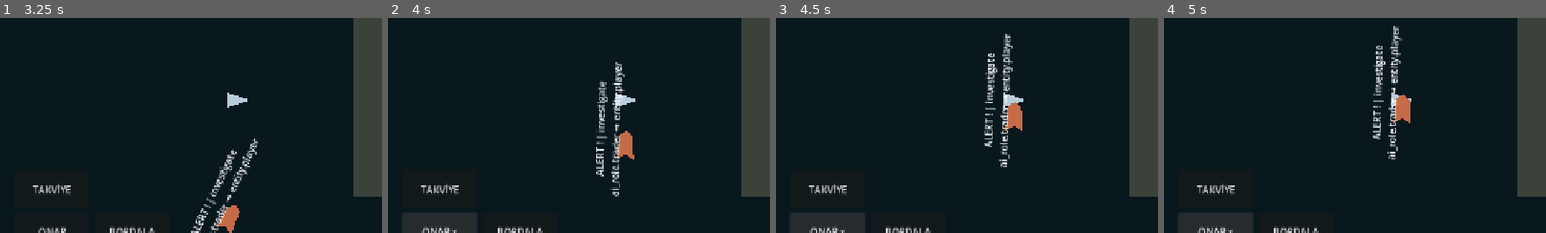
Above: before the commit, frames 1-4 (left to right).
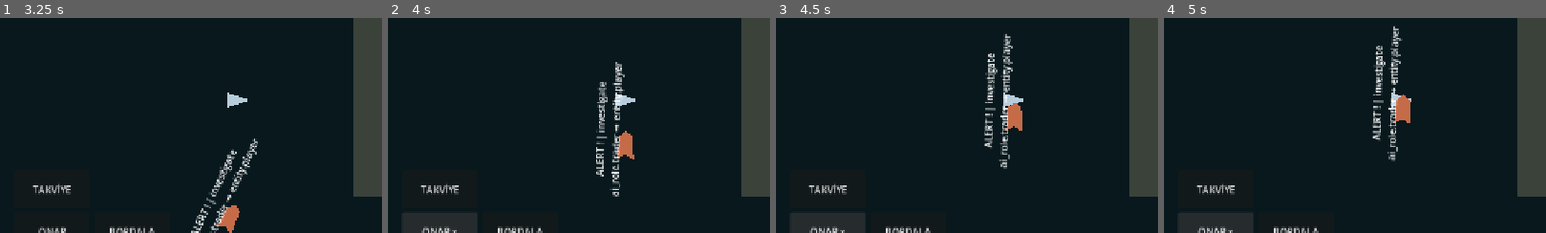
Above: after the commit, the same moments.

Repository: TheOsmanYILDIRIM/SeaCraft
Game: Godot game, scene res://src/presentation/bootstrap.tscn
The game is run twice, just before and just after one commit, with the same random seed, the same clock (stepped at 60 frames per second) and the same inputs.
Inputs:
- Up to frame 1 (3.25 s): click "YUVARLAK" at 0.5 s; click "YUVARLAK ✓" at 1.25 s; click "KOR" at 2 s; click "KOR ✓" at 2.75 s
- Up to frame 2 (4 s): click "ONAR" at 3.5 s
- Up to frame 3 (4.5 s): click "ONAR ×" at 4.25 s
- Up to frame 4 (5 s): no input
The pictures show only the part of the screen within x 0-50%, y 31-81%; the shares and areas given below are measured in that part.

Frame 1 is identical in both runs. In frame 2, 0.4% of the frame differs, in the area x 54-64%, y 21-83%; in frame 3, 1.0%; in frame 4, 1.2%, in the area x 54-64%, y 3-67%.

Commit message:
feat(ai02): integrate tactical combat into production NpcBrain

Diff:
--- a/src/simulation/ai/npc_brain.gd
+++ b/src/simulation/ai/npc_brain.gd
@@ -24,6 +24,15 @@
 var perception_query_count: int = 0
 var perception_candidate_count: int = 0
 var utility_evaluation_count: int = 0
+var tactical_evaluation_count: int = 0
+var tactical_fire_transactions: int = 0
+var tactical_boarding_attempts: int = 0
+var tactical_support_intents: int = 0
+var tactical_ammo_selects: int = 0
+var max_tactical_targets_evaluated: int = 0
+var max_tactical_ammo_evaluated: int = 0
+var max_tactical_escape_evaluated: int = 0
+var max_tactical_line_of_fire_inspected: int = 0
 
 var _valid := false
 var _authority_enabled := true
@@ -63,6 +72,14 @@
 var _sense_snapshot: Dictionary = {}
 var _last_utility: Dictionary = {}
 var _last_bt_status := -1
+var _last_tactical: Dictionary = {}
+var _tactical_state := {
+	"range_band": "",
+	"desired_side": 0,
+	"next_support_tick": 0,
+	"last_intent": TacticalDecision.NONE,
+	"last_target_id": "",
+}
 
 
 static func create(entity_id: String, sector: SectorRuntime, combat: CombatAuthority, motor: ShipMotor,
@@ -141,17 +158,28 @@
 		return false
 	utility_evaluation_count += 1
 	_last_utility = decision.duplicate(true)
-	match _state:
-		State.PATROL:
-			_decide_patrol(hull_ratio, decision)
-		State.ALERT:
-			_decide_alert(hull_ratio, decision)
-		State.RETREAT:
-			_decide_retreat(hull_ratio)
-		State.REPAIR:
-			_decide_repair(hull_ratio)
-		State.RESUME:
-			_decide_resume(hull_ratio, decision)
+	var tactical := _evaluate_tactical(decision, simulation_tick)
+	var tactical_forced_retreat := false
+	if not tactical.is_empty() and str(tactical.get("tactical_intent", "")) == TacticalDecision.RETREAT and _state in [State.PATROL, State.ALERT, State.RESUME]:
+		var tactical_target := str(tactical.get("target_id", _decision_target(decision)))
+		if _transition(State.RETREAT, "tactical_disadvantage"):
+			_start_retreat(tactical_target)
+			_apply_tactical_maneuver(tactical)
+			tactical_forced_retreat = true
+	if not tactical_forced_retreat:
+		match _state:
+			State.PATROL:
+				_decide_patrol(hull_ratio, decision)
+			State.ALERT:
+				_decide_alert(hull_ratio, decision)
+			State.RETREAT:
+				_decide_retreat(hull_ratio)
+			State.REPAIR:
+				_decide_repair(hull_ratio)
+			State.RESUME:
+				_decide_resume(hull_ratio, decision)
+	if not tactical.is_empty() and _state in [State.ALERT, State.RETREAT]:
+		_apply_tactical_maneuver(tactical)
 	var actual_hysteresis: Dictionary = decision["hysteresis_state"].duplicate(true)
 	if int(decision["selected_intent_id"]) != _intent or str(decision["selected_target_id"]) != _target_entity_id:
 		actual_hysteresis = {
@@ -162,6 +190,7 @@
 		}
 	_memory.commit_decision(_intent, str(actual_hysteresis["target_id"]), float(decision["score"]), simulation_tick, actual_hysteresis)
 	_last_bt_status = _bt.tick_intent(_intent, simulation_tick, _tuning.bt_timeout_ticks)
+	_execute_tactical_authority(tactical)
 	return true
 
 
@@ -241,6 +270,11 @@
 		"decision_sequence": _decision_sequence,
 		"decision_tick": _last_decision_tick,
 		"bt_status": _last_bt_status,
+		"tactical_intent": str(_last_tactical.get("tactical_intent", TacticalDecision.NONE)),
+		"tactical_maneuver": str(_last_tactical.get("maneuver_id", "")),
+		"tactical_ammo_id": str(_last_tactical.get("selected_ammo_id", "")),
+		"tactical_boarding": str(_last_tactical.get("tactical_intent", "")) == TacticalDecision.BOARD,
+		"tactical_support": str(_last_tactical.get("tactical_intent", "")) == TacticalDecision.SUPPORT,
 	}
 
 
@@ -261,6 +295,15 @@
 		"bt_tree_tick_count": int(bt_data["tree_tick_count"]),
 		"bt_failure_count": int(bt_data["failure_count"]),
 		"bt_timeout_count": int(bt_data["timeout_count"]),
+		"tactical_evaluation_count": tactical_evaluation_count,
+		"max_tactical_targets_evaluated": max_tactical_targets_evaluated,
+		"max_tactical_ammo_evaluated": max_tactical_ammo_evaluated,
+		"max_tactical_escape_evaluated": max_tactical_escape_evaluated,
+		"max_tactical_line_of_fire_inspected": max_tactical_line_of_fire_inspected,
+		"tactical_fire_transactions": tactical_fire_transactions,
+		"tactical_boarding_attempts": tactical_boarding_attempts,
+		"tactical_support_intents": tactical_support_intents,
+		"tactical_ammo_selects": tactical_ammo_selects,
 	}
 
 
@@ -285,6 +328,7 @@
 		"memory": _memory.snapshot_state(),
 		"bt": _bt.persistence_state(),
 		"last_sense_query_tick": _last_sense_query_tick,
+		"tactical_state": _tactical_state.duplicate(true),
 	}
 
 
@@ -292,7 +336,7 @@
 	if not _valid or not value is Dictionary or not DtoContract.is_primitive_safe(value):
 		return false
 	var state: Dictionary = value
-	if state.size() not in [15, 19]:
+	if state.size() not in [15, 19, 20]:
 		return false
 	if state.get("npc_stable_id") != _entity_id or not state.get("sunk") is bool:
 		return false
@@ -357,6 +401,15 @@
 	}
 	var last_sense_tick := int(state.get("last_sense_query_tick", -1))
 	if last_sense_tick < -1:
+		return false
+	var tactical_source: Variant = state.get("tactical_state", {
+		"range_band": "",
+		"desired_side": 0,
+		"next_support_tick": 0,
+		"last_intent": TacticalDecision.NONE,
+		"last_target_id": "",
+	})
+	if not TacticalDecision.valid_persistent_state(tactical_source):
 		return false
 	var bt_state: Dictionary = state.get("bt", {"intent_id": -1, "action_kind": "", "started_tick": -1, "last_status": -1})
 	if not _bt.restore_state(bt_state):
@@ -376,12 +429,102 @@
 	_next_repair_tick = int(state["next_repair_tick"])
 	_last_damage_sequence = int(state["last_damage_sequence"])
 	_last_sense_query_tick = last_sense_tick
+	_tactical_state = (tactical_source as Dictionary).duplicate(true)
+	_last_tactical.clear()
 	_memory = memory_probe
 	_sense_snapshot.clear()
 	if _sunk:
 		_bt.interrupt()
 		_executor.stop()
 	return true
+
+
+func _evaluate_tactical(high_level_decision: Dictionary, simulation_tick: int) -> Dictionary:
+	var preferred_target := _decision_target(high_level_decision)
+	var previous := _tactical_state.duplicate(true)
+	if not preferred_target.is_empty():
+		previous["last_target_id"] = preferred_target
+	var context := TacticalContext.capture(
+		_entity_id,
+		simulation_tick,
+		_sector,
+		_combat,
+		_motor.current_heading(),
+		_motor.velocity.length(),
+		_state,
+		_intent,
+		_sense_snapshot,
+		_memory.snapshot_state(),
+		_tuning,
+		_role,
+		previous
+	)
+	if context.is_empty():
+		_last_tactical.clear()
+		return {}
+	var tactical := TacticalDecision.evaluate(context, _decision_sequence)
+	if tactical.is_empty():
+		_last_tactical.clear()
+		return {}
+	tactical_evaluation_count += 1
+	max_tactical_targets_evaluated = maxi(max_tactical_targets_evaluated, (context.get("targets", []) as Array).size())
+	var actor: Dictionary = context.get("actor", {})
+	max_tactical_ammo_evaluated = maxi(max_tactical_ammo_evaluated, (actor.get("ammo_candidates", []) as Array).size())
+	max_tactical_escape_evaluated = maxi(max_tactical_escape_evaluated, (context.get("escape_candidates", []) as Array).size())
+	for raw in context.get("targets", []):
+		if raw is Dictionary:
+			max_tactical_line_of_fire_inspected = maxi(max_tactical_line_of_fire_inspected, int(raw.get("line_of_fire_inspected", 0)))
+	_last_tactical = tactical.duplicate(true)
+	_tactical_state = TacticalDecision.persistent_state(tactical, _tactical_state, _tuning.support_cooldown_ticks)
+	return tactical
+
+
+func _apply_tactical_maneuver(tactical: Dictionary) -> void:
+	var destination: Variant = tactical.get("destination")
+	if not destination is Dictionary:
+		return
+	var point := Vector2(float(destination.get("x", INF)), float(destination.get("y", INF)))
+	if not point.is_finite():
+		return
+	var maneuver := str(tactical.get("maneuver_id", ""))
+	if maneuver == TacticalDecision.RETREAT_MANEUVER:
+		_selected_safe_id = str((tactical.get("factors", {}) as Dictionary).get("escape_id", _selected_safe_id))
+	if maneuver in [TacticalDecision.CLOSE_RANGE, TacticalDecision.OPEN_RANGE, TacticalDecision.ALIGN_BROADSIDE, TacticalDecision.RETREAT_MANEUVER]:
+		if _sector.navigation.accessible(point):
+			_destination = point
+	elif maneuver in [TacticalDecision.HOLD_RANGE, TacticalDecision.REPAIR_WINDOW]:
+		_destination = _sector.entity_position(_entity_id)
+
+
+func _execute_tactical_authority(tactical: Dictionary) -> void:
+	if tactical.is_empty() or not _authority_enabled or _sunk:
+		return
+	var target_id := str(tactical.get("target_id", ""))
+	var intent := str(tactical.get("tactical_intent", TacticalDecision.NONE))
+	if intent == TacticalDecision.SUPPORT:
+		tactical_support_intents += 1
+		return
+	if target_id.is_empty() or not _combat.has_combatant(target_id):
+		return
+	if intent == TacticalDecision.ACQUIRE_TARGET:
+		_combat.select(_entity_id, target_id)
+		return
+	var selected_ammo := str(tactical.get("selected_ammo_id", ""))
+	var combat_snapshot := _combat.tactical_snapshot(_entity_id, [target_id], _motor.current_heading(), _tuning.perception_radius, 1, _tuning.max_ammo_candidates, _tuning.max_line_of_fire_inspected)
+	var actor: Dictionary = combat_snapshot.get("actor", {})
+	if bool(actor.get("requires_ammo", false)) and not selected_ammo.is_empty() and selected_ammo != str(actor.get("selected_ammo_id", "")):
+		var ammo_result := _combat.transact(_entity_id, CombatAuthority.intent(CombatAuthority.AMMO_SELECT, selected_ammo))
+		if bool(ammo_result.get("accepted", false)):
+			tactical_ammo_selects += 1
+		return
+	if intent == TacticalDecision.BOARD:
+		tactical_boarding_attempts += 1
+		_combat.transact(_entity_id, CombatAuthority.intent(CombatAuthority.BOARD, target_id))
+		return
+	if intent == TacticalDecision.FIRE and bool(tactical.get("fire_allowed", false)):
+		var fire_result := _combat.fire(_entity_id, _motor.current_heading(), CombatAuthority.fire_intent(target_id))
+		if bool(fire_result.get("accepted", false)):
+			tactical_fire_transactions += 1
 
 
 func _capture_sense(simulation_tick: int) -> bool:
